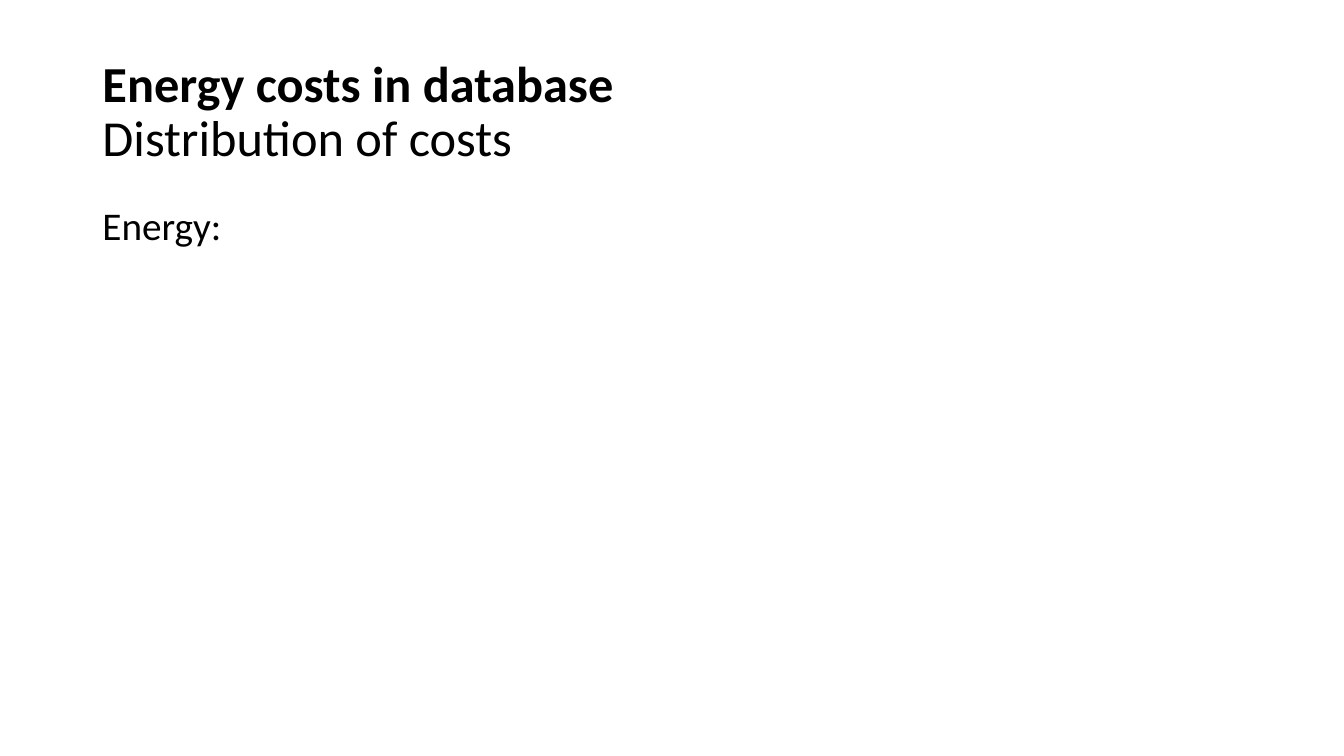
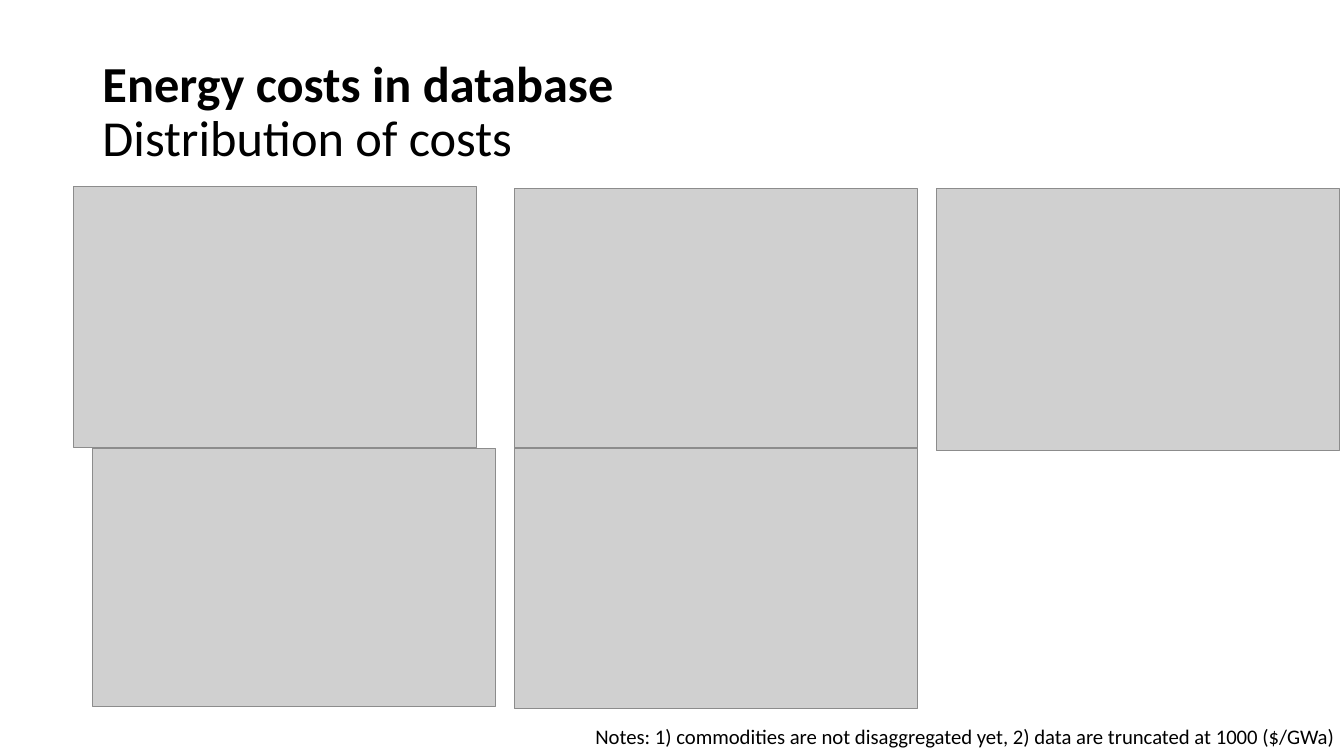
Before and after one commit to junukitashepard/message_trade, a slide deck: slide 8 of presentations/Update_2019-06-28.pptx. Drawn at 1344x756 pixels with LibreOffice and Linux fonts; fonts in the diff are those of the drawing; grey boxes stand for pictures. Boxes give left, top, right and bottom in pixels: in the first picture for what was removed or moved away, otherwise in the second. Text is boxed around its words. In the diff, an @@ line names an element or a change of style, - is before the commit and + after.

```diff
--- a/presentations/Update_2019-06-28.pptx
+++ b/presentations/Update_2019-06-28.pptx
@@ picture added at (x1=74, y1=187, x2=477, y2=449) @@
@@ picture added at (x1=514, y1=189, x2=918, y2=449) @@
@@ picture added at (x1=937, y1=189, x2=1340, y2=451) @@
@@ text removed at (x1=102, y1=215, x2=221, y2=247) @@
-Energy:
@@ picture added at (x1=93, y1=448, x2=496, y2=706) @@
@@ picture added at (x1=514, y1=448, x2=918, y2=709) @@
@@ text added at (x1=595, y1=729, x2=1334, y2=748), 14.8 pt, text #000000 @@
+Notes: 1) commodities are not disaggregated yet, 2) data are truncated at 1000 ($/GWa)
```
Also in this commit, not shown: 1 other slide changed, 13 other files.
